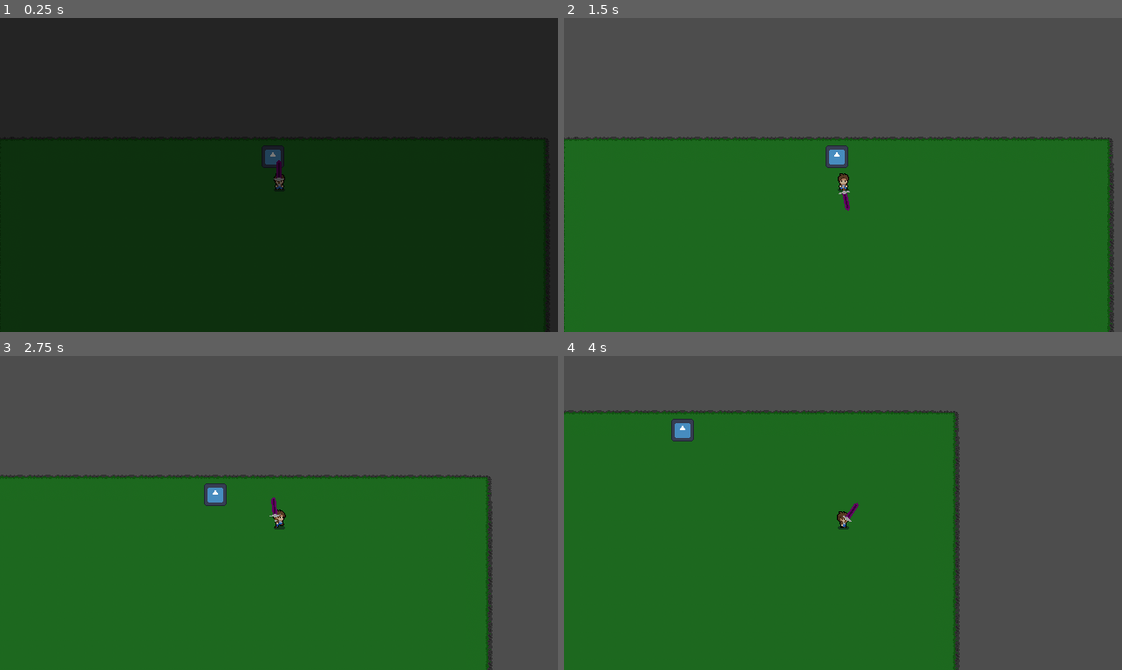
Above: before the commit, frames 1-4 (two rows, left to right).
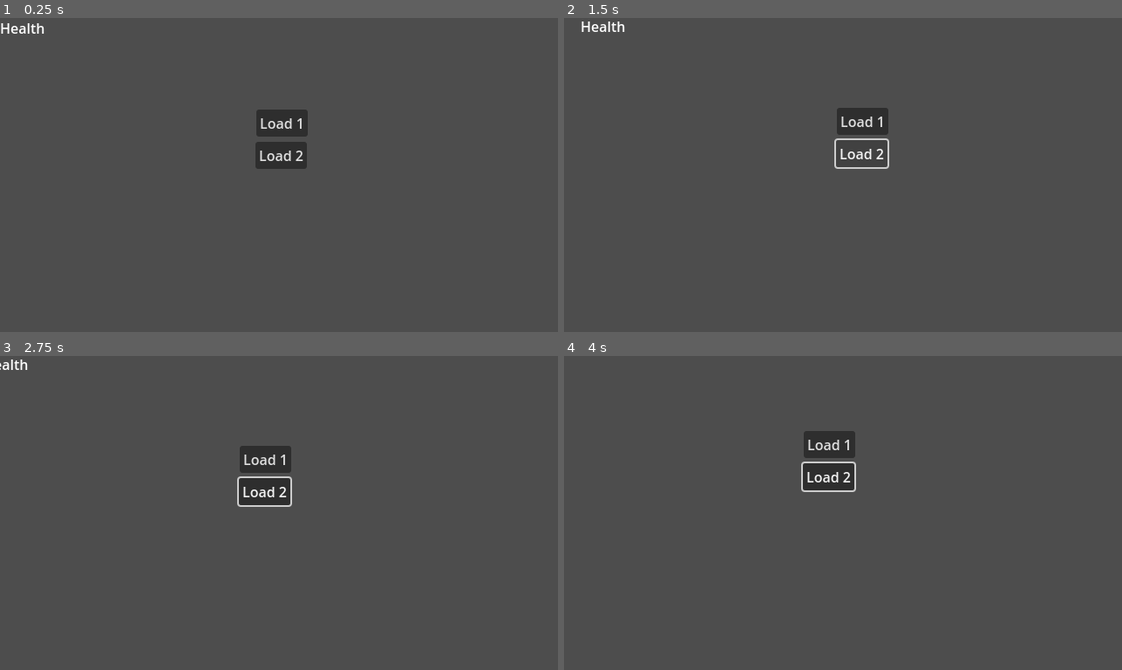
Above: after the commit, the same moments.

Repository: vaspantia/MaDungHurd
Game: Godot game, scene res://scenes/main_scene.tscn
The game is run twice, just before and just after one commit, with the same random seed, the same clock (stepped at 60 frames per second) and the same inputs. Before the commit the project starts from res://scenes/levels/overworld.tscn. The engine's default icon, where the game draws it, is replaced by a stand-in: a white triangle on a blue panel in a dark square.
Inputs (mouse positions are in pixels of both pictures, inside the frame that each line leads up to):
- Up to frame 1 (0.25 s): no input
- Up to frame 2 (1.5 s): click (848, 121) at 0.5 s, where only the run after the commit has a clickable "Load 1"; click (837, 272) at 1.25 s, where only the run after the commit has a clickable "Load 2"
- Up to frame 3 (2.75 s): move the mouse to (401, 497) at 2.02 s; hold D (player_move_right) from 2.03 s (still down); click (401, 497) at 2.1 s
- Up to frame 4 (4 s): move the mouse to (731, 528) at 2.77 s; release D (player_move_right) at 2.78 s; hold S (player_move_down) 2.78-3.53 s; right-click (731, 528) at 2.85 s; move the mouse to (898, 443) at 3.52 s; hold D (player_move_right) from 3.53 s (still down); tap V (player_dash) at 3.6 s

The runs differ from the first frame. In frame 1, 99% of the frame differs, in the area x 0-100%, y 0-100%; in frame 2, 62%; in frame 3, 55%; in frame 4, 58%.

Commit message:
MainScene and UI initial part

Diff:
--- a/ma-dung-hurd/project.godot
+++ b/ma-dung-hurd/project.godot
@@ -11,9 +11,13 @@
 [application]
 
 config/name="MaDungHurd"
-run/main_scene="uid://beg11nennic1c"
+run/main_scene="uid://c1yr0ca6w4132"
 config/features=PackedStringArray("4.5", "Forward Plus")
 config/icon="res://icon.svg"
+
+[autoload]
+
+Global="*res://scripts/global.gd"
 
 [display]
 
@@ -67,6 +71,7 @@
 "events": [Object(InputEventMouseButton,"resource_local_to_scene":false,"resource_name":"","device":-1,"window_id":0,"a …(258 unchanged characters)…
 ]
 }
+
 [layer_names]
 
 2d_navigation/layer_2="Layer 2"
--- /dev/null
+++ b/ma-dung-hurd/scenes/game_manager.gd
@@ -0,0 +1,6 @@
+extends Node
+
+
+
+
+var score = 0
--- a/ma-dung-hurd/scenes/levels/dungeon_1.gd
+++ b/ma-dung-hurd/scenes/levels/dungeon_1.gd
@@ -8,12 +8,13 @@
 
 var entered = false;
 
-func _process(delta) -> void:
+func _process(_delta) -> void:
 	if entered == true:
 		#if Input.is_action_just_pressed("ui_accept"):
 			SceneTransitionAnimation.play("fade_in");
 			await get_tree().create_timer(SceneTransitionAnimation.get_animation("fade_in").get_length()).timeout
 			get_tree().change_scene_to_file("res://scenes/levels/overworld.tscn");
 
-func _on_portal_change_scene_body_entered(body: Player) -> void:
-	entered = true;
+func _on_portal_change_scene_body_entered(body: PhysicsBody2D) -> void:
+	if body is Player:
+		entered = true;
--- a/ma-dung-hurd/scenes/levels/dungeon_1.tscn
+++ b/ma-dung-hurd/scenes/levels/dungeon_1.tscn
@@ -116,6 +116,8 @@
 
 [node name="Portal_change_scene" type="Area2D" parent="."]
 position = Vector2(320, 24)
+collision_layer = 0
+collision_mask = 8
 
 [node name="CollisionShape2D" type="CollisionShape2D" parent="Portal_change_scene"]
 position = Vector2(-17, 145)
--- a/ma-dung-hurd/scenes/levels/overworld.gd
+++ b/ma-dung-hurd/scenes/levels/overworld.gd
@@ -8,12 +8,13 @@
 
 var entered = false;
 
-func _process(delta) -> void:
+func _process(_delta) -> void:
 	if entered == true:
 		#if Input.is_action_just_pressed("ui_accept"):
 			SceneTransitionAnimation.play("fade_in");
 			await get_tree().create_timer(SceneTransitionAnimation.get_animation("fade_in").get_length()).timeout
 			get_tree().change_scene_to_file("res://scenes/levels/dungeon_1.tscn");
 
-func _on_portal_change_scene_body_entered(body: Player) -> void:
-	entered = true;
+func _on_portal_change_scene_body_entered(body: PhysicsBody2D) -> void:
+	if body is Player:
+		entered = true;
--- a/ma-dung-hurd/scenes/levels/overworld.tscn
+++ b/ma-dung-hurd/scenes/levels/overworld.tscn
@@ -116,6 +116,8 @@
 
 [node name="portal_change_scene" type="Area2D" parent="."]
 position = Vector2(320, 24)
+collision_layer = 0
+collision_mask = 8
 
 [node name="CollisionShape2D" type="CollisionShape2D" parent="portal_change_scene"]
 shape = SubResource("RectangleShape2D_ouin7")
--- /dev/null
+++ b/ma-dung-hurd/scenes/main_scene.gd
@@ -0,0 +1,28 @@
+extends Control
+
+@onready var hud: Control = $HUD
+@onready var menu: Control = $Menu
+@onready var main_2d: Node2D = $Main2D
+var level_instance: Node2D
+
+func _ready() -> void:
+	Global.main_screen = self
+
+func unload_level() -> void:
+	if is_instance_valid(level_instance):
+		level_instance.queue_free()
+		level_instance = null
+
+func load_level(level_name: String) -> void:
+	unload_level()
+	var level_path := "res://scenes/levels/%s.tscn" % level_name
+	var level_resource := load(level_path)
+	if level_resource:
+		level_instance = level_resource.instantiate()
+		main_2d.add_child(level_instance)
+
+func _on_load_1_pressed() -> void:
+	load_level("overworld")
+
+func _on_load_2_pressed() -> void:
+	load_level("dungeon_1")
--- /dev/null
+++ b/ma-dung-hurd/scenes/main_scene.tscn
@@ -0,0 +1,50 @@
+[gd_scene load_steps=2 format=3 uid="uid://c1yr0ca6w4132"]
+
+[ext_resource type="Script" uid="uid://byjkm57jvjis8" path="res://scenes/main_scene.gd" id="1_pw63i"]
+
+[node name="MainScene" type="Control"]
+layout_mode = 3
+anchors_preset = 15
+anchor_right = 1.0
+anchor_bottom = 1.0
+grow_horizontal = 2
+grow_vertical = 2
+script = ExtResource("1_pw63i")
+
+[node name="HUD" type="Control" parent="."]
+anchors_preset = 0
+offset_right = 40.0
+offset_bottom = 40.0
+
+[node name="Health" type="Label" parent="HUD"]
+layout_mode = 0
+offset_right = 40.0
+offset_bottom = 23.0
+text = "Health"
+
+[node name="Menu" type="Control" parent="."]
+anchors_preset = 0
+offset_right = 40.0
+offset_bottom = 40.0
+
+[node name="Load1" type="Button" parent="Menu"]
+layout_mode = 0
+offset_left = 294.0
+offset_top = 105.0
+offset_right = 353.0
+offset_bottom = 136.0
+text = "Load 1"
+
+[node name="Load2" type="Button" parent="Menu"]
+layout_mode = 0
+offset_left = 293.0
+offset_top = 142.0
+offset_right = 352.0
+offset_bottom = 173.0
+text = "Load 2"
+
+[node name="Main2D" type="Node2D" parent="."]
+visible = false
+
+[connection signal="pressed" from="Menu/Load1" to="." method="_on_load_1_pressed"]
+[connection signal="pressed" from="Menu/Load2" to="." method="_on_load_2_pressed"]
--- a/ma-dung-hurd/scenes/player/character_body_2d.tscn
+++ b/ma-dung-hurd/scenes/player/character_body_2d.tscn
@@ -421,6 +421,7 @@
 [sub_resource type="CapsuleShape2D" id="CapsuleShape2D_s25n1"]
 
 [node name="CharacterBody2D" type="CharacterBody2D"]
+collision_layer = 8
 script = ExtResource("1_iux3d")
 
 [node name="scripts" type="Node" parent="."]
--- a/ma-dung-hurd/scenes/root.gd
+++ /dev/null
@@ -1 +0,0 @@
-extends Window
--- a/ma-dung-hurd/scenes/root.tscn
+++ /dev/null
@@ -1,9 +0,0 @@
-[gd_scene format=3 uid="uid://cy0ekdl37e4sn"]
-
-[node name="Control" type="Control"]
-layout_mode = 3
-anchors_preset = 15
-anchor_right = 1.0
-anchor_bottom = 1.0
-grow_horizontal = 2
-grow_vertical = 2
--- /dev/null
+++ b/ma-dung-hurd/scripts/global.gd
@@ -0,0 +1,4 @@
+extends Node
+
+var main_screen
+var player = null
Not shown, added: ma-dung-hurd/scenes/game_manager.gd.uid
Not shown: 1 places in ma-dung-hurd/scenes/levels/dungeon_1.tscn that only renumber resources
Not shown, added: ma-dung-hurd/scenes/main_scene.gd.uid
Not shown, removed: ma-dung-hurd/scenes/root.gd.uid
Not shown, added: ma-dung-hurd/scripts/global.gd.uid
